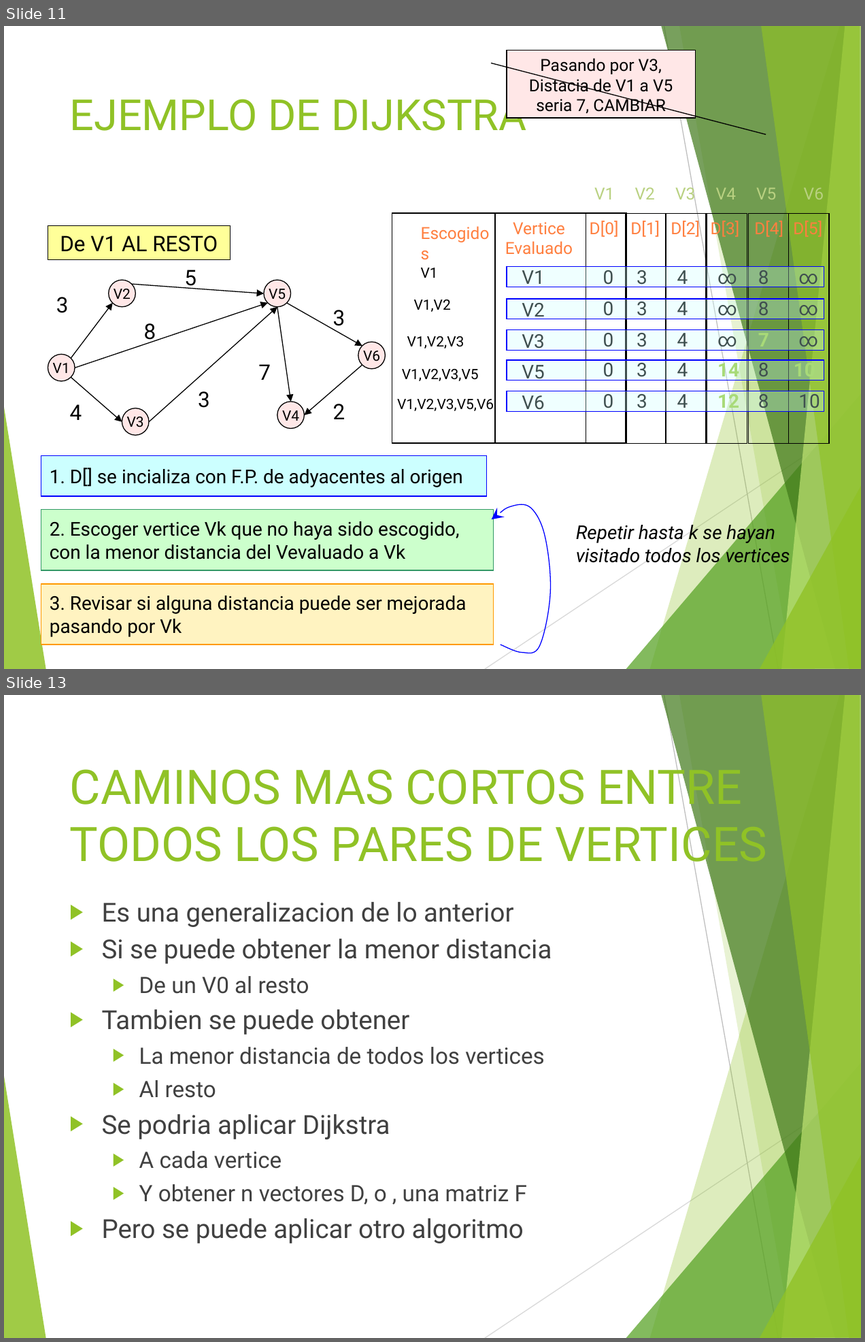
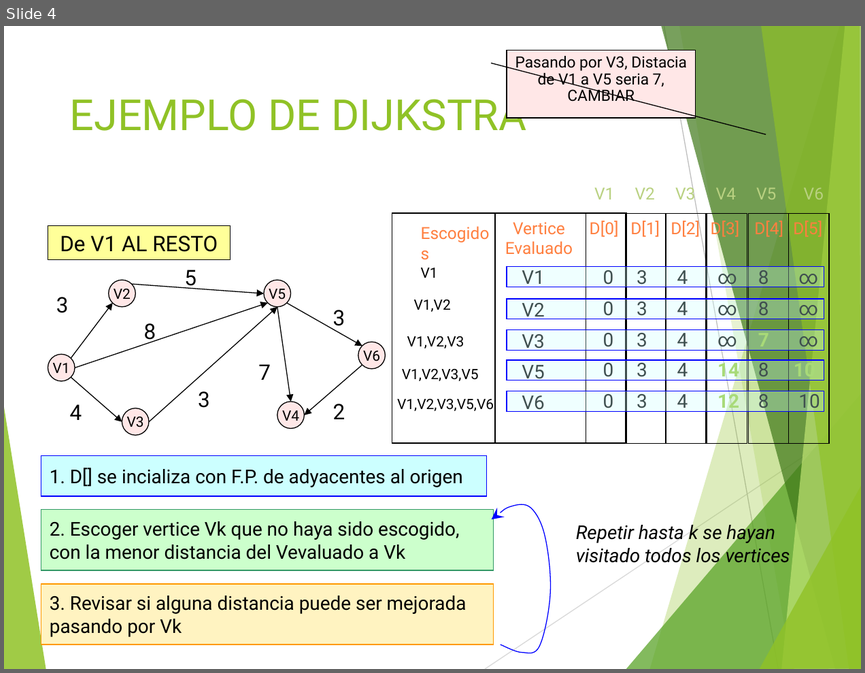
Before and after one commit to NicolasPerezUNLaSMN/PROG_II_UADE_JAVA, a slide deck: Clase XI - Grafos y recorridos complejos/Grafo - Dijkstra y otros.ppt. Shown one above the other, each under a label of ours: slides 11 and 13 before the commit, slide 4 after it; the slides between them are not shown. The pictures are 865x1342 and 865x673 pixels, drawn with LibreOffice and Linux fonts; fonts in the diff are those of the drawing. Boxes give left, top, right and bottom in pixels: in the first picture for what was removed or moved away, otherwise in the second. Text is boxed around its words. In the diff, an @@ line names an element or a change of style, - is before the commit and + after.

Commit message:
Agrego más algoritmos a grafos complejos,  y tareas

```diff
--- a/Clase XI - Grafos y recorridos complejos/Grafo - Dijkstra y otros.ppt
+++ b/Clase XI - Grafos y recorridos complejos/Grafo - Dijkstra y otros.ppt
@@ slide 13 removed at box(4, 695, 861, 1338), background #FFFFFF; not listed: 10 template elements that a slide beside it also shows @@
@@ title removed at box(70, 760, 767, 872) @@
-CAMINOS MAS CORTOS ENTRE TODOS LOS PARES DE VERTICES
@@ text removed at box(102, 902, 552, 1243) @@
-▶ Es una generalizacion de lo anterior
-▶ Si se puede obtener la menor distancia
-  ▶ De un V0 al resto
-▶ Tambien se puede obtener
-  ▶ La menor distancia de todos los vertices
-  ▶ Al resto
-▶ Se podria aplicar Dijkstra
-  ▶ A cada vertice
-  ▶ Y obtener n vectores D, o , una matriz F
-▶ Pero se puede aplicar otro algoritmo
@@ what was slide 11 is now slide 4 @@
@@ slide 4 changed as well @@
@@ border callout "Pasando por V3, Distacia de ..." at box(507, 50, 696, 118): size 14 to 12.9 pt; line spacing 1 to 0.9 @@
@@ freeform shape at box(759, 484, 861, 669): outline redrawn @@
```
Also in this commit, not shown: 3 other slides changed, 16 other slides removed, 25 other files.
